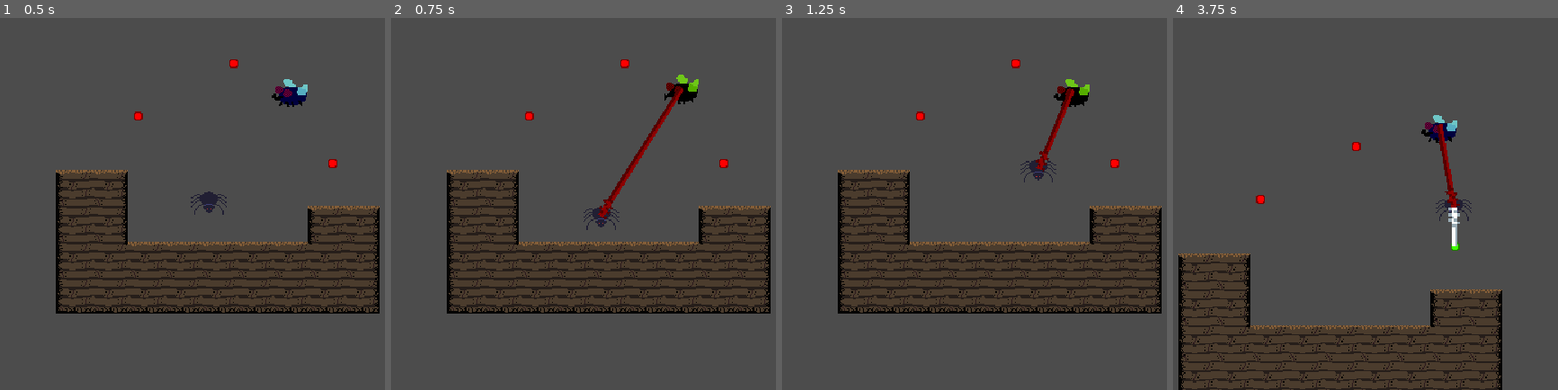
Above: before the commit, frames 1-4 (left to right).
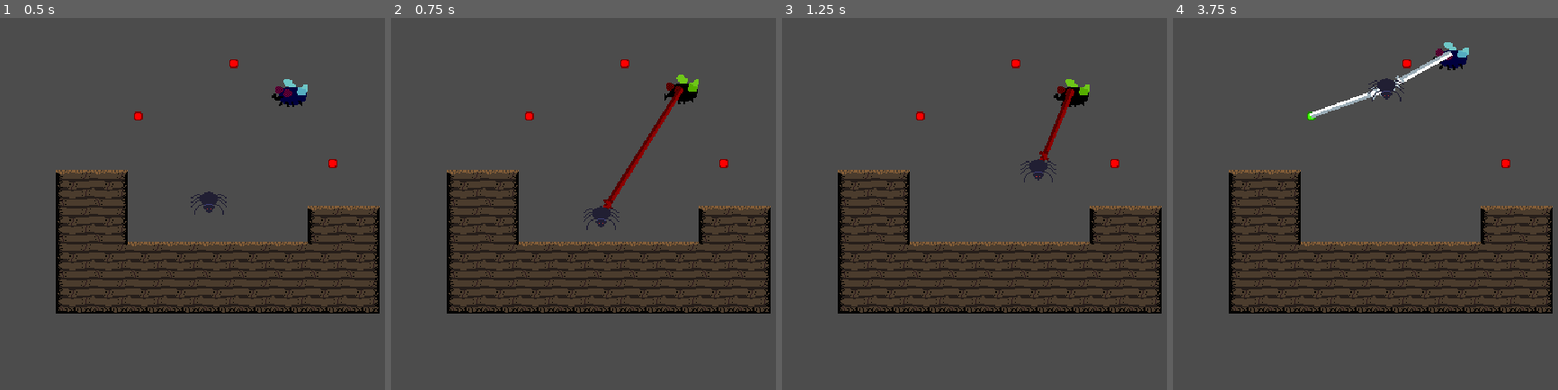
Above: after the commit, the same moments.

Repository: Heckin-Doggo/gmtk-game
Game: Godot game, scene res://levels/TestLevel.tscn
Two runs of this game, one before a commit and one after it. Both use one fixed random seed, a clock stepped at 60 frames per second and the inputs below.
Inputs (mouse positions are in pixels of both pictures, inside the frame that each line leads up to):
- Up to frame 1 (0.5 s): no input
- Up to frame 2 (0.75 s): move the mouse to (679, 88) at 0.52 s; click (679, 88) at 0.67 s
- Up to frame 3 (1.25 s): no input
- Up to frame 4 (3.75 s): move the mouse to (1311, 114) at 1.27 s; click (1311, 114) at 1.42 s; move the mouse to (1384, 118) at 2.02 s; click (1384, 118) at 2.17 s; move the mouse to (1473, 241) at 2.77 s; click (1473, 241) at 2.92 s; move the mouse to (1415, 170) at 3.52 s; click (1415, 170) at 3.67 s

Frame 1 is identical in both runs. In frame 2, less than 0.1% of the frame differs, in the area x 53-58%, y 50-55%; in frame 3, less than 0.1%; in frame 4, 41%, in the area x 1-99%, y 6-100%.

Commit message:
fixed the string import file also adjusted collision boxes

Diff:
--- a/game/levels/TestLevel.tscn
+++ b/game/levels/TestLevel.tscn
@@ -226,6 +226,7 @@
 
 [node name="Player" parent="." instance=ExtResource( 1 )]
 position = Vector2( 296, 176 )
+z_index = 2
 mode = 2
 can_sleep = false
 
--- a/game/scenes/Peg.tscn
+++ b/game/scenes/Peg.tscn
@@ -18,7 +18,7 @@
 } ]
 
 [sub_resource type="RectangleShape2D" id=2]
-extents = Vector2( 4, 4 )
+extents = Vector2( 8, 8 )
 
 [node name="Peg" type="StaticBody2D"]
 input_pickable = true
--- a/game/scenes/Player.tscn
+++ b/game/scenes/Player.tscn
@@ -16,9 +16,14 @@
 shape = SubResource( 1 )
 
 [node name="Sprite" type="Sprite" parent="."]
+z_index = 2
 texture = ExtResource( 2 )
 
 [node name="Camera2D" type="Camera2D" parent="."]
 current = true
 drag_margin_h_enabled = true
 drag_margin_v_enabled = true
+drag_margin_left = 0.6
+drag_margin_top = 0.6
+drag_margin_right = 0.6
+drag_margin_bottom = 0.5
Not shown, changed: game/assets/sprites/Spiderweb String.png.import
